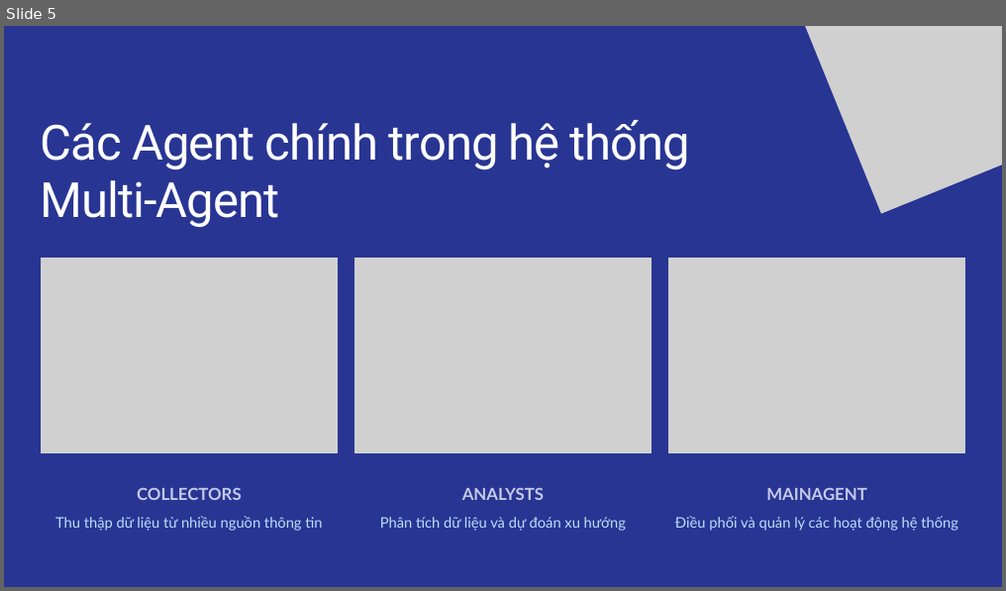
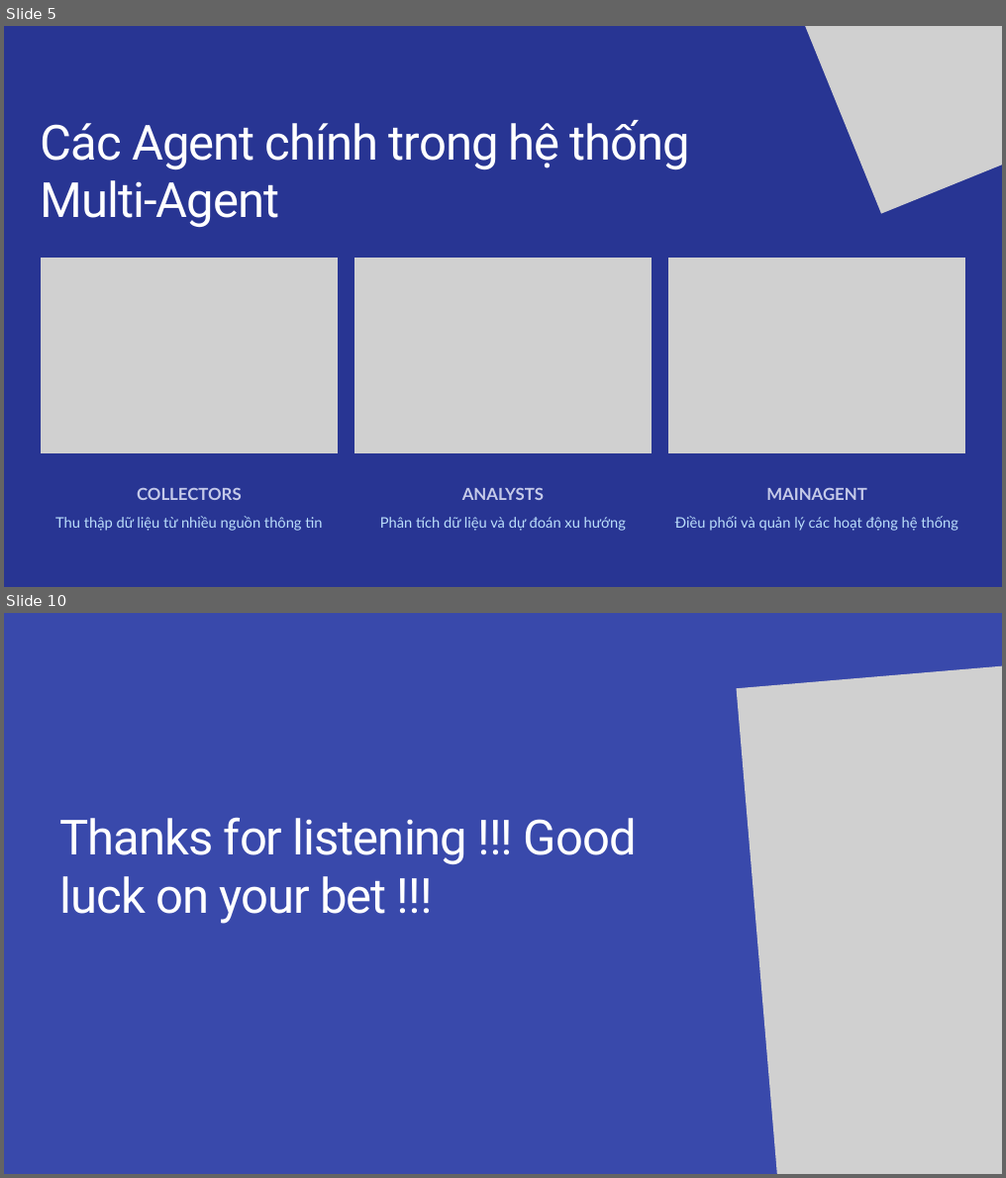
Before and after one commit to nminduo2k5/PTTKPM25-26_N05_Nhom-11-, a slide deck: Documents/Slide/Bài thuyết trình - Hệ thống Multi-Agent Viet Nam Stock.pptx. Shown one above the other, each under a label of ours: slide 5 before the commit, slides 5 and 10 after it; the slides between them are not shown. The pictures are 1006x591 and 1006x1178 pixels, drawn with LibreOffice and Linux fonts; fonts in the diff are those of the drawing; grey boxes stand for pictures; background and template pictures are left out. Boxes give left, top, right and bottom in pixels: in the first picture for what was removed or moved away, otherwise in the second. Text is boxed around its words. In the diff, an @@ line names an element or a change of style, - is before the commit and + after.

```diff
--- a/Documents/Slide/Bài thuyết trình - Hệ thống Multi-Agent Viet Nam Stock.pptx
+++ b/Documents/Slide/Bài thuyết trình - Hệ thống Multi-Agent Viet Nam Stock.pptx
@@ slide 10 added at <box>4,613,1002,1174</box>, background picture (left out) @@
@@ picture added at <box>736,635,1002,1174</box> @@
@@ text added at <box>60,817,637,924</box>, 70 pt, text #FFFFFF @@
+Thanks for listening !!! Good luck on your bet !!!
```
Also in this commit, not shown: 4 slides changed, 1 other slide added, 1 slide removed.
